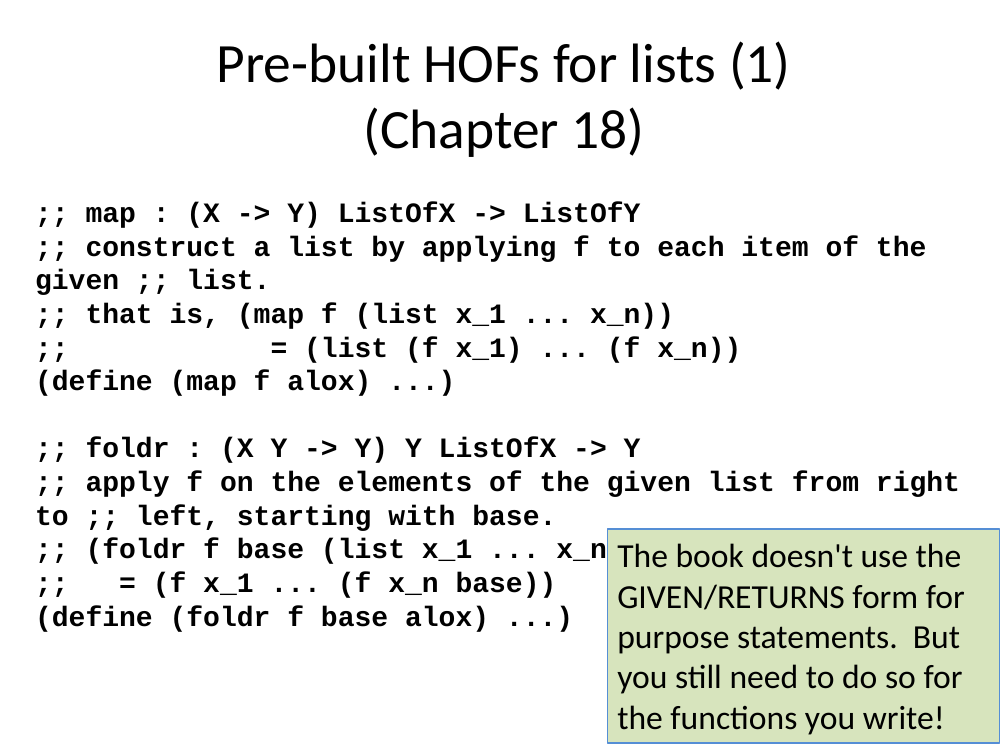
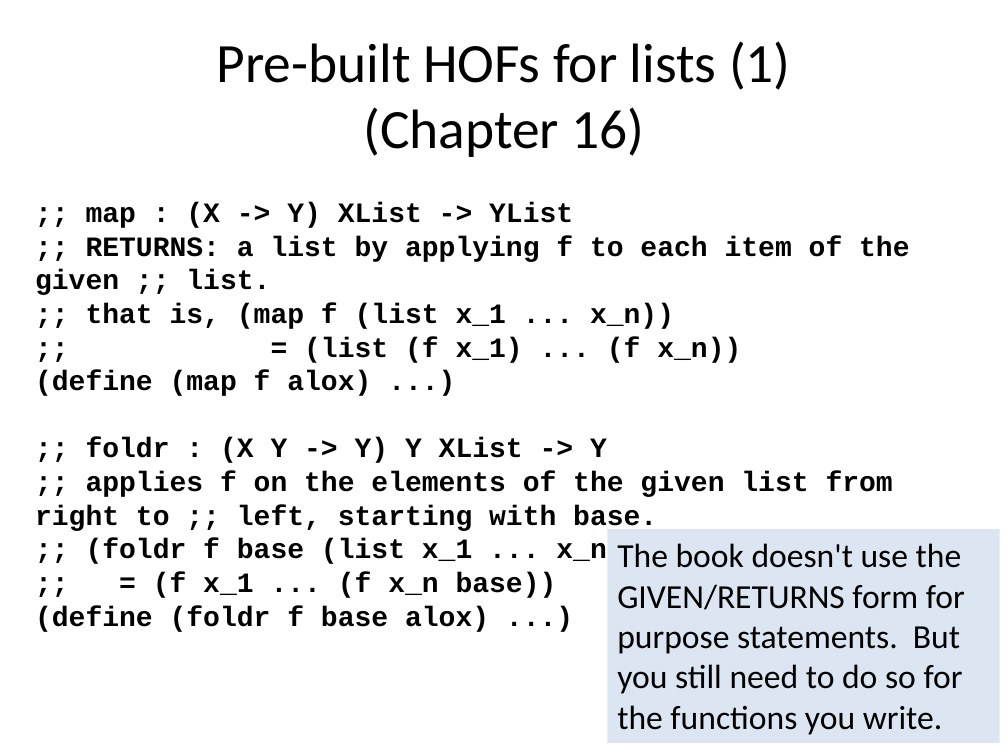
Before and after one commit to mwand/cs5010f17, a slide deck: slide 5 of Slides/Lesson 6.5 Rewriting Your Function Using Map and Foldr.pptx. Drawn at 1008x756 pixels with LibreOffice and Linux fonts; fonts in the diff are those of the drawing. Boxes give left, top, right and bottom in pixels: in the first picture for what was removed or moved away, otherwise in the second. Text is boxed around its words. In the diff, an @@ line names an element or a change of style, - is before the commit and + after.

```diff
--- a/Slides/Lesson 6.5 Rewriting Your Function Using Map and Foldr.pptx
+++ b/Slides/Lesson 6.5 Rewriting Your Function Using Map and Foldr.pptx
@@ title at box(217, 41, 791, 157): text changed @@
-Pre-built HOFs for lists (1)
-(Chapter 18)
+Pre-built HOFs for lists (1)
+(Chapter 16)
@@ text at box(35, 202, 909, 295): text changed @@
-;; map : (X -> Y) ListOfX -> ListOfY
-;; construct a list by applying f to each item of the given ;; list.
+;; map : (X -> Y) XList -> YList
+;; RETURNS: a list by applying f to each item of the given ;; list.
@@ text at box(35, 438, 893, 531): text changed @@
-;; foldr : (X Y -> Y) Y ListOfX -> Y
-;; apply f on the elements of the given list from right to ;; left, starting with base.
+;; foldr : (X Y -> Y) Y XList -> Y
+;; applies f on the elements of the given list from right to ;; left, starting with base.
@@ rectangle "The book doesn't use the ..." at box(608, 529, 1000, 743): fill #D7E4BD to #DCE6F2; outline #558ED5 1 pt to none @@
@@ text in rectangle at box(617, 543, 965, 735): text changed @@
-The book doesn't use the GIVEN/RETURNS form for purpose statements. But you still need to do so for the functions you write!
+The book doesn't use the GIVEN/RETURNS form for purpose statements. But you still need to do so for the functions you write.
```
Also in this commit, not shown: 20 other slides changed, 8 other files.
